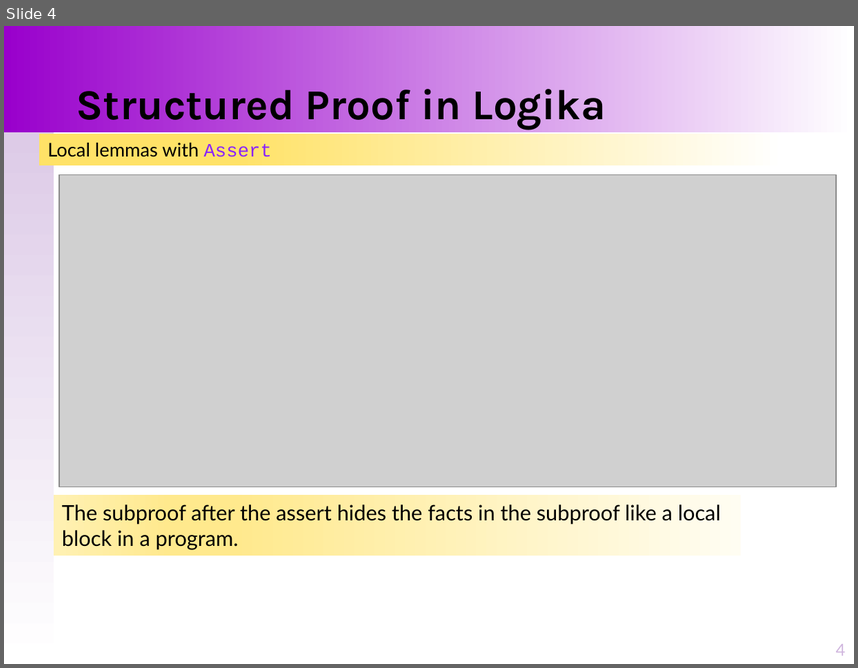
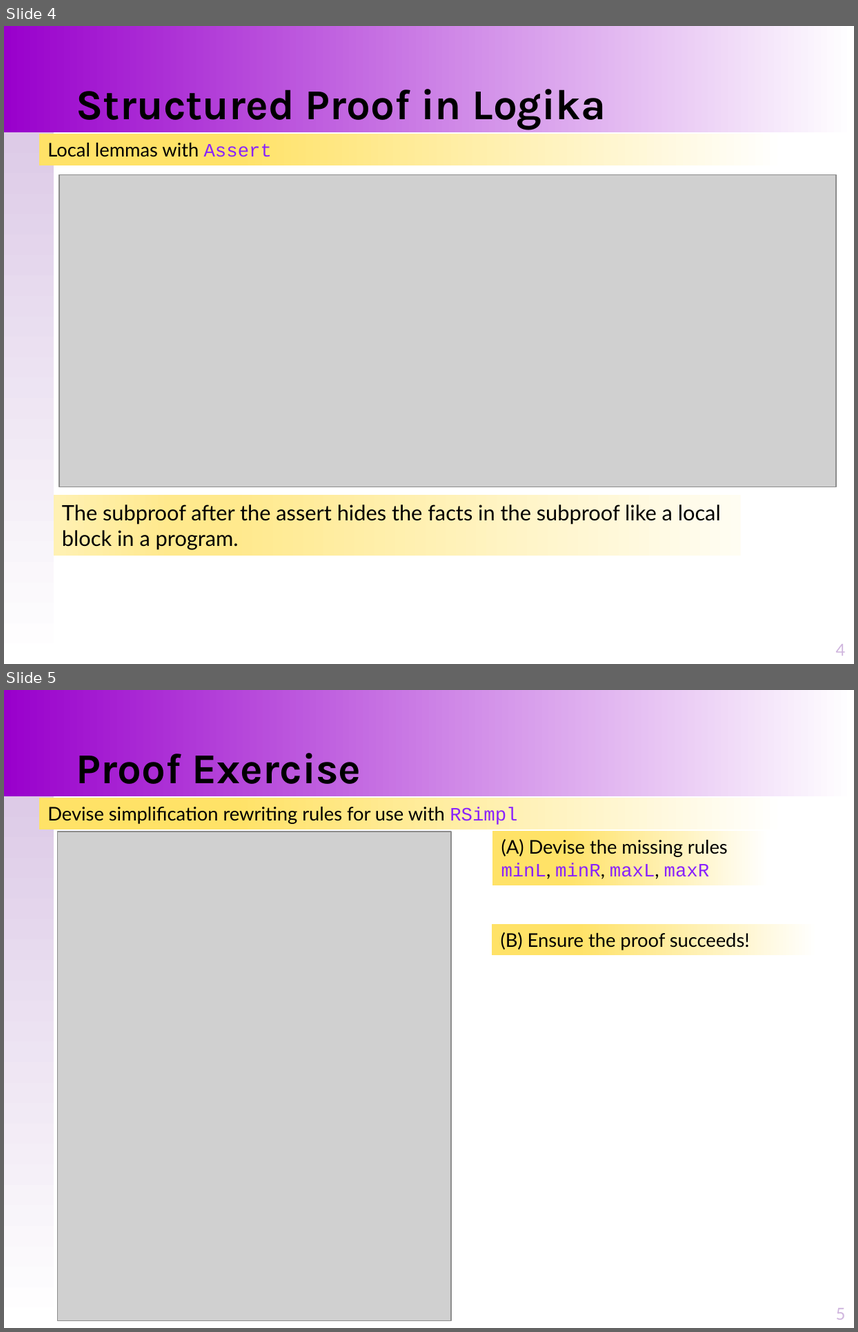
Before and after one commit to santoslab/stress24, a slide deck: slides/A-01-02-Proofs-Structure.pptx. Shown one above the other, each under a label of ours: slide 4 before the commit, slides 4 and 5 after it. The pictures are 858x668 and 858x1332 pixels, drawn with LibreOffice and Linux fonts; fonts in the diff are those of the drawing; grey boxes stand for pictures. Boxes give left, top, right and bottom in pixels: in the first picture for what was removed or moved away, otherwise in the second. Text is boxed around its words. In the diff, an @@ line names an element or a change of style, - is before the commit and + after.

Commit message:
Finished Slang examples and exercises

```diff
--- a/slides/A-01-02-Proofs-Structure.pptx
+++ b/slides/A-01-02-Proofs-Structure.pptx
@@ slide 5 added at <box>4,690,854,1328</box>, background #FFFFFF; not listed: 2 template elements that a slide beside it also shows @@
@@ title added at <box>76,753,361,784</box>, 36 pt, text #000000, bold @@
+Proof Exercise
@@ rectangle added at <box>40,798,785,829</box>, fill gradient #FFFFFF to #FFE267, 16 pt, text #000000 @@
+Devise simplification rewriting rules for use with RSimpl
@@ picture added at <box>58,831,451,1320</box> @@
@@ rectangle added at <box>493,831,769,885</box>, fill gradient #FFFFFF to #FFE267, 16 pt, text #000000 @@
+(A) Devise the missing rules minL, minR, maxL, maxR
@@ rectangle added at <box>492,924,818,955</box>, fill gradient #FFFFFF to #FFE267, 16 pt, text #000000 @@
+(B) Ensure the proof succeeds!
@@ page number added at <box>836,1308,846,1319</box>, 14 pt, text #D0B6DE @@
+5
```
Also in this commit, not shown: 1 slide removed, 8 other files.
